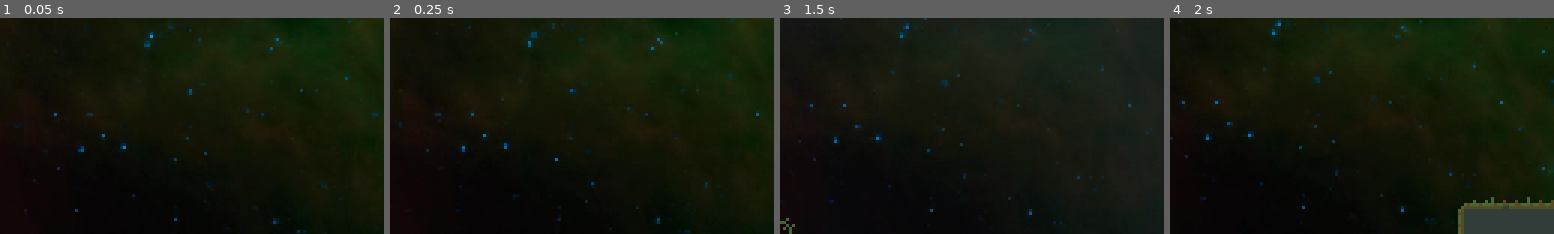
Above: before the commit, frames 1-4 (left to right).
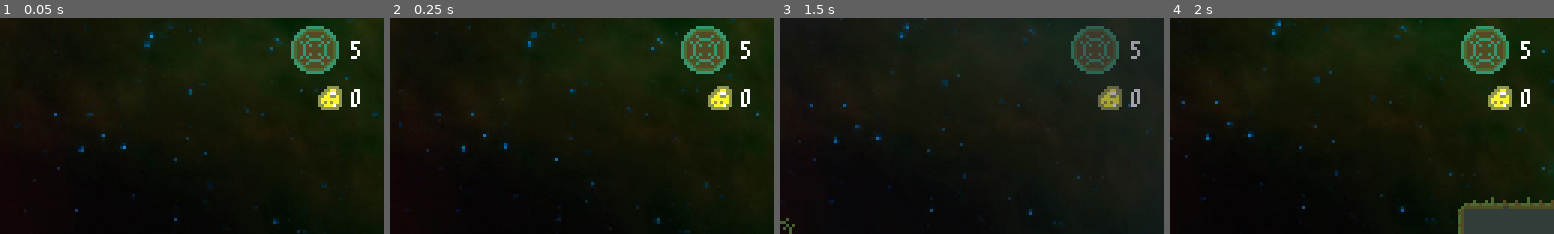
Above: after the commit, the same moments.

Repository: markopolojorgensen/github-gameoff-2020
Game: Godot game, scene res://game.tscn
The game is run twice, just before and just after one commit, with the same random seed, the same clock (stepped at 60 frames per second) and the same inputs. The engine's default icon, where the game draws it, is replaced by a stand-in: a white triangle on a blue panel in a dark square.
Inputs:
- Up to frame 1 (0.05 s): no input
- Up to frame 2 (0.25 s): no input
- Up to frame 3 (1.5 s): hold E (gravity_well_right) 0.53-1.28 s; hold Z (gravity_well_mode) 0.53-1.28 s; tap Space (jump) at 0.77, 0.8, 1.07, 1.35 s; hold Down (ui_down) from 1.28 s (still down)
- Up to frame 4 (2 s): keep holding Down (ui_down); tap Space (jump) at 1.52, 1.82 s; tap Z (gravity_well_mode) at 1.55 s
The pictures show only the part of the screen within x 50-100%, y 0-50%; the shares and areas given below are measured in that part.

The runs differ from the first frame. In frame 1, 3.1% of the frame differs, in the area x 75-94%, y 3-43%; in frame 2, 3.1%; in frame 3, 3.1%; in frame 4, 3.1%.

Commit message:
fixed a bunch of bugs and stuff

Diff:
--- a/crawling_rocks.gd
+++ b/crawling_rocks.gd
@@ -147,11 +147,11 @@
 
 func _process_kicked_left(delta):
 	handle_vertical_kick(delta)
-	apply_central_impulse(Vector2(Vector2.LEFT).normalized() * delta * movement_impulse)
+	apply_central_impulse(Vector2.LEFT * delta * movement_impulse)
 
 func _process_kicked_right(delta):
 	handle_vertical_kick(delta)
-	apply_central_impulse(Vector2(Vector2.RIGHT).normalized() * delta * movement_impulse)
+	apply_central_impulse(Vector2.RIGHT * delta * movement_impulse)
 
 func handle_vertical_kick(delta):
 	$animated_sprite.rotation_degrees += delta * flip_rotation_speed * 100
--- a/enemy_spawner.gd
+++ b/enemy_spawner.gd
@@ -5,13 +5,9 @@
 const enemy_type = "crawling_rocks"
 export(String, "left", "right", "random") var starting_direction
 
+var enemy = crawling_rocks.instance()
+
 func _ready():
-	var enemy
-
-	match enemy_type:
-		"crawling_rocks":
-			enemy = crawling_rocks.instance()
-
 	match starting_direction:
 		"left":
 			enemy.starting_direction = Vector2.LEFT
@@ -22,3 +18,8 @@
 			enemy.starting_direction = [Vector2.RIGHT, Vector2.LEFT][randi() % 2]
 
 	add_child(enemy)
+
+func respawn():
+	if enemy.rock_mode != "walking":
+		enemy = crawling_rocks.instance()
+		_ready()
--- a/enemy_spawner.tscn
+++ b/enemy_spawner.tscn
@@ -2,5 +2,7 @@
 
 [ext_resource path="res://enemy_spawner.gd" type="Script" id=1]
 
-[node name="enemy_spawner" type="Position2D"]
+[node name="enemy_spawner" type="Position2D" groups=[
+"enemies",
+]]
 script = ExtResource( 1 )
--- a/game.tscn
+++ b/game.tscn
@@ -8,6 +8,7 @@
 [ext_resource path="res://assets/bg.png" type="Texture" id=6]
 [ext_resource path="res://icon.png" type="Texture" id=7]
 [ext_resource path="res://gravity_well_mode.tscn" type="PackedScene" id=8]
+[ext_resource path="res://player_hud.tscn" type="PackedScene" id=9]
 
 [node name="game" type="Node"]
 pause_mode = 2
@@ -79,3 +80,5 @@
 position = Vector2( -132.467, -159.041 )
 scale = Vector2( 0.2, 0.2 )
 texture = ExtResource( 4 )
+
+[node name="player_hud" parent="." instance=ExtResource( 9 )]
--- a/gravity_well.gd
+++ b/gravity_well.gd
@@ -47,6 +47,7 @@
 		var player = player_scene.instance()
 		var destination = global.get_intended_direction().normalized() * player_offset
 		player.global_position = global_position + destination
+		player.jump_button_pushed = true
 		global.world.add_child(player)
 		player.apply_central_impulse(destination.normalized() * minimum_impulse)
 		$player_in_well.hide()
--- a/levels/room.gd
+++ b/levels/room.gd
@@ -21,6 +21,7 @@
 		var player = player_scene.instance()
 		player.global_position = global.current_room.get_node("spawn_point").global_position
 		global.world.call_deferred("add_child", player)
+		get_tree().call_group("enemies", "respawn")
 
 func _on_death_plane_body_entered(body):
 	if "is_player" in body:
--- a/nugget.gd
+++ b/nugget.gd
@@ -19,6 +19,7 @@
 
 func _on_nugget_body_entered(body):
 	if not picked_up and "is_player" in body:
+		global.nugget_count += 1
 		picked_up = true
 		$pickup.play()
 		$tween.interpolate_property($sprite, "modulate", Color(1, 1, 1, 1), Color(0, 0, 0, 0),
@@ -26,4 +27,3 @@
 		$tween.start()
 		yield(get_tree().create_timer(.5), "timeout")
 		queue_free()
-		global.nugget_count += 1
--- /dev/null
+++ b/player_hud.gd
@@ -0,0 +1,4 @@
+extends CanvasLayer
+
+func _process(delta):
+	$nugget_count.text = String(global.nugget_count)
--- /dev/null
+++ b/player_hud.tscn
@@ -0,0 +1,58 @@
+[gd_scene load_steps=6 format=2]
+
+[ext_resource path="res://assets/m3x6.ttf" type="DynamicFontData" id=1]
+[ext_resource path="res://assets/nugget/nugget.png" type="Texture" id=2]
+[ext_resource path="res://assets/gravity-well/gravity-well.png" type="Texture" id=3]
+[ext_resource path="res://player_hud.gd" type="Script" id=4]
+
+[sub_resource type="DynamicFont" id=1]
+font_data = ExtResource( 1 )
+
+[node name="player_hud" type="CanvasLayer"]
+script = ExtResource( 4 )
+
+[node name="texture_rect" type="TextureRect" parent="."]
+margin_left = 234.0
+margin_top = 23.0
+margin_right = 242.0
+margin_bottom = 31.0
+size_flags_horizontal = 4
+size_flags_vertical = 4
+texture = ExtResource( 2 )
+__meta__ = {
+"_edit_use_anchors_": false
+}
+
+[node name="nugget_count" type="Label" parent="."]
+margin_left = 245.0
+margin_top = 19.0
+margin_right = 253.0
+margin_bottom = 32.0
+size_flags_horizontal = 4
+custom_fonts/font = SubResource( 1 )
+text = "65"
+__meta__ = {
+"_edit_use_anchors_": false
+}
+
+[node name="gravity_wells" type="Label" parent="."]
+margin_left = 245.0
+margin_top = 3.0
+margin_right = 253.0
+margin_bottom = 16.0
+size_flags_horizontal = 4
+custom_fonts/font = SubResource( 1 )
+text = "5"
+__meta__ = {
+"_edit_use_anchors_": false
+}
+
+[node name="texture_rect2" type="TextureRect" parent="."]
+margin_left = 225.0
+margin_top = 3.0
+margin_right = 241.0
+margin_bottom = 19.0
+texture = ExtResource( 3 )
+__meta__ = {
+"_edit_use_anchors_": false
+}
Binary file added: assets/m3x6.ttf
Not shown: 1 places in game.tscn that only renumber resources
